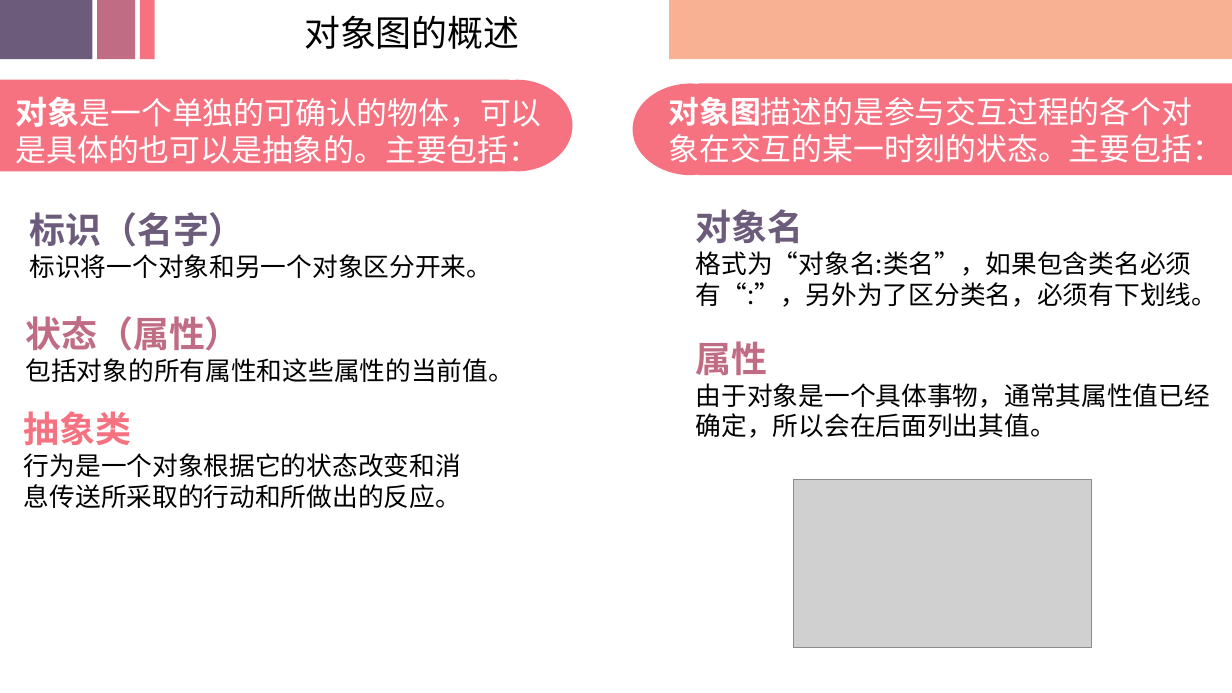
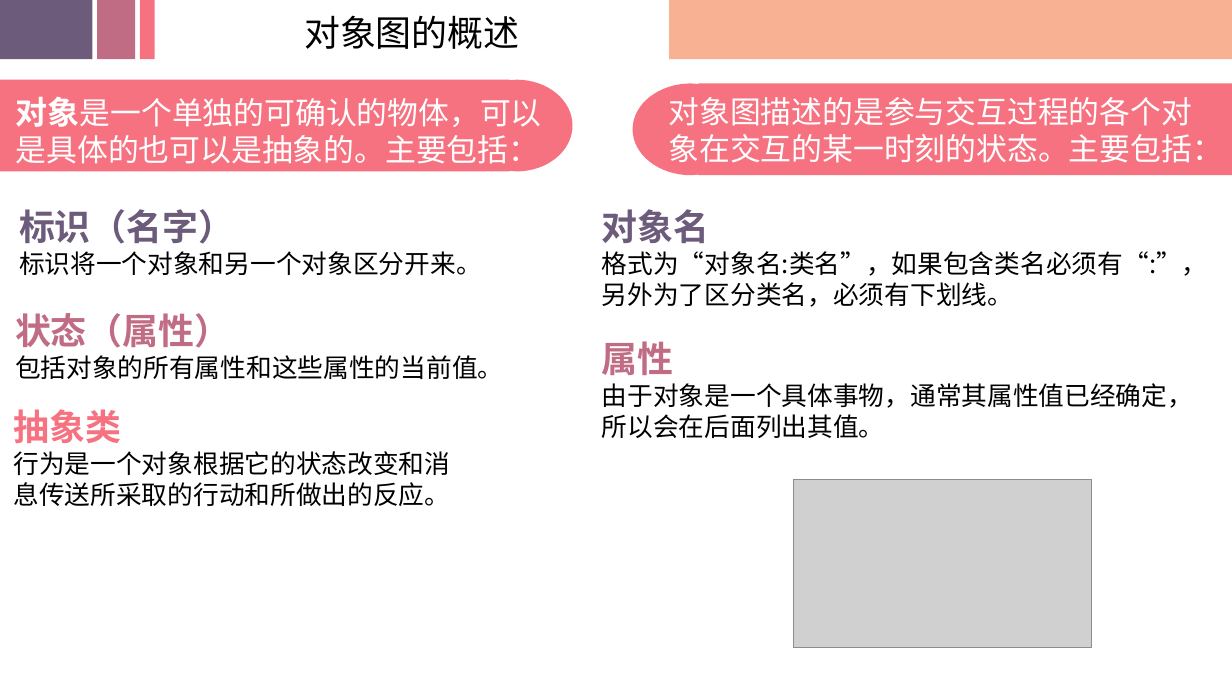
Before and after one commit to SRA2021-G04/project, a slide deck: slide 14 of 非受控文件/翻转课堂/SRA2021-G04-翻转课堂06.pptx (slide 10 before the commit). Drawn at 1232x693 pixels with LibreOffice and Linux fonts; fonts in the diff are those of the drawing; grey boxes stand for pictures; background and template pictures are left out. Boxes give left, top, right and bottom in pixels: in the first picture for what was removed or moved away, otherwise in the second. Text is boxed around its words. In the diff, an @@ line names an element or a change of style, - is before the commit and + after.

```diff
--- a/非受控文件/翻转课堂/SRA2021-G04-翻转课堂06.pptx
+++ b/非受控文件/翻转课堂/SRA2021-G04-翻转课堂06.pptx
@@ text "对象图描述的是参与交互过程的各个对象在交互的某一时刻的状态。主要包括：" at (x1=668, y1=97, x2=1222, y2=163): bold off in "对象图描述的是参与交互过程的各个对象在交互的某一时刻的状态。主要包括：" @@
@@ text "对象名" moved from (x1=696, y1=209, x2=1217, y2=307) to (x1=602, y1=209, x2=1208, y2=307) @@
@@ text at (x1=602, y1=251, x2=1208, y2=307): text changed @@
-格式为“对象名:类名”，如果包含类名必须有“:”，另外为了区分类名，必须有下划线。
+格式为“对象名:类名”，如果包含类名必须有“:”，
+另外为了区分类名，必须有下划线。
@@ 3 texts moved together from (x1=24, y1=212, x2=514, y2=508) to (x1=13, y1=209, x2=503, y2=506) @@
@@ text "属性" rewrapped from (x1=696, y1=341, x2=1210, y2=438) to (x1=602, y1=341, x2=1193, y2=438) @@
```
Also in this commit, not shown: 21 other slides changed, 4 slides added.
